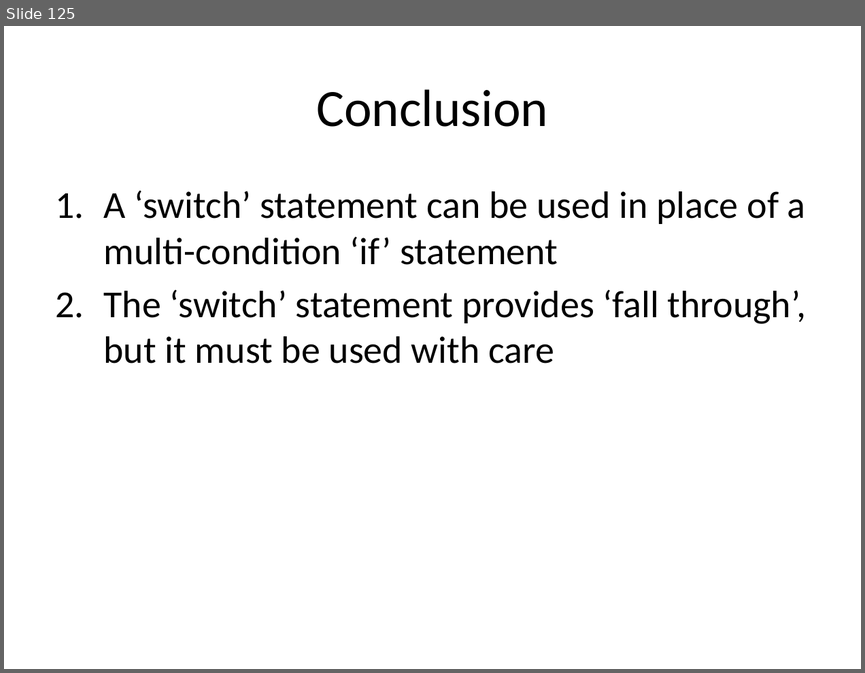
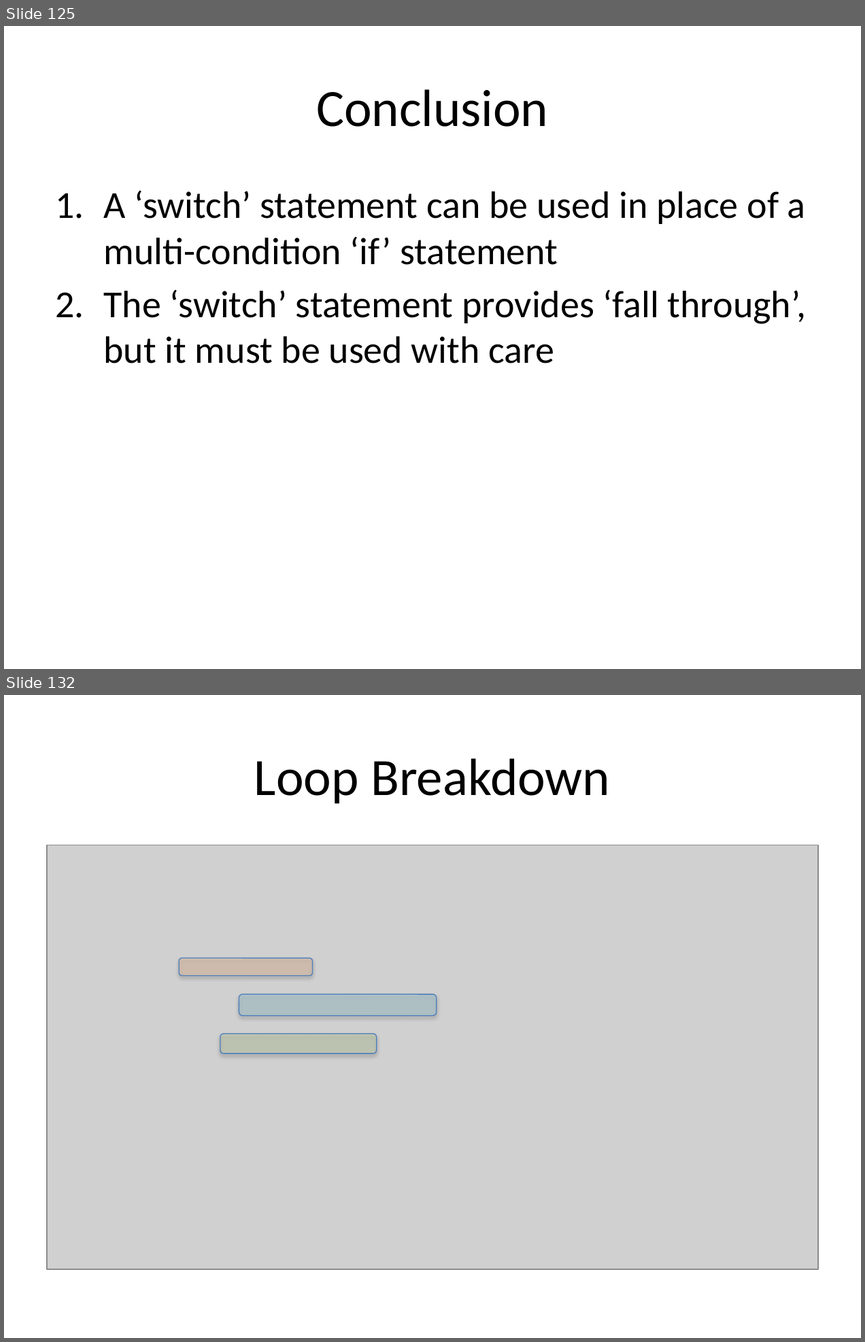
Before and after one commit to xiliax/web-programming-fundamentals, a slide deck: docs/learn-computer-programming.pptx. Shown one above the other, each under a label of ours: slide 125 before the commit, slides 125 and 132 after it; the slides between them are not shown. The pictures are 865x673 and 865x1342 pixels, drawn with LibreOffice and Linux fonts; fonts in the diff are those of the drawing; grey boxes stand for pictures. Boxes give left, top, right and bottom in pixels: in the first picture for what was removed or moved away, otherwise in the second. Text is boxed around its words. In the diff, an @@ line names an element or a change of style, - is before the commit and + after.

```diff
--- a/docs/learn-computer-programming.pptx
+++ b/docs/learn-computer-programming.pptx
@@ slide 132 added at [4, 695, 861, 1338], background #FFFFFF @@
@@ title added at [254, 758, 610, 804], 44 pt, text #000000 @@
+Loop Breakdown
@@ picture added at [47, 845, 818, 1269] @@
@@ rounded rectangle added at [179, 958, 313, 975], fill #FAC090 at 30% opacity, outline #4B7EBC 0.75 pt @@
@@ rounded rectangle added at [239, 994, 436, 1015], fill #93CDDD at 30% opacity, outline #4B7EBC 0.75 pt @@
@@ rounded rectangle added at [220, 1034, 376, 1053], fill #C3D69B at 30% opacity, outline #4B7EBC 0.75 pt @@
```
Also in this commit, not shown: 17 other slides added, 26 other files.
